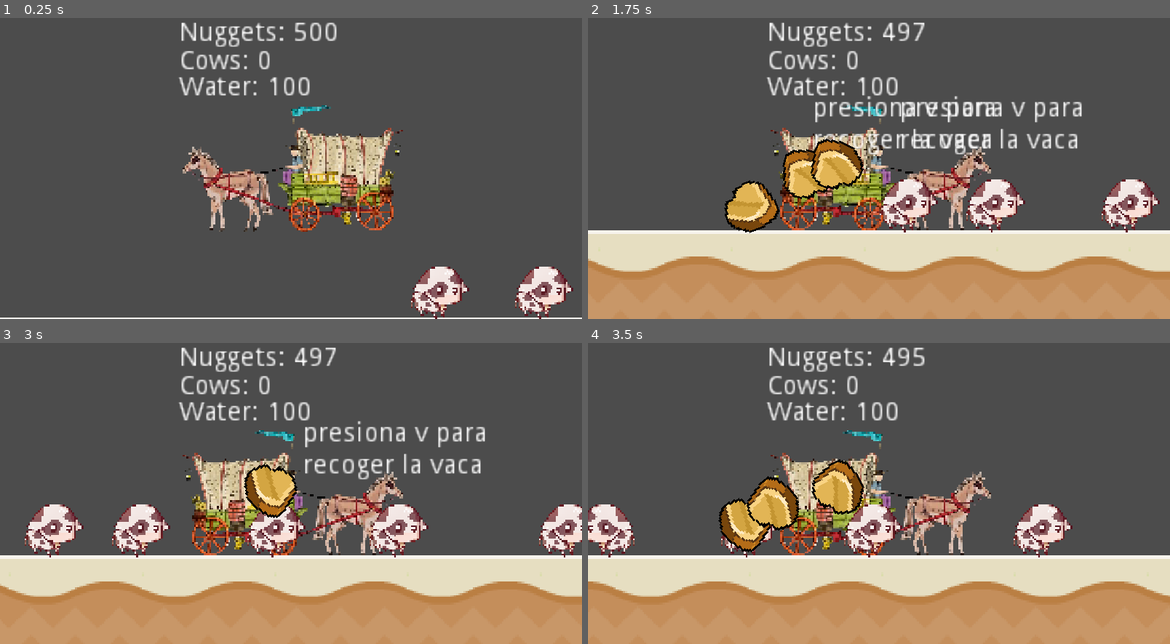
Above: before the commit, frames 1-4 (two rows, left to right).
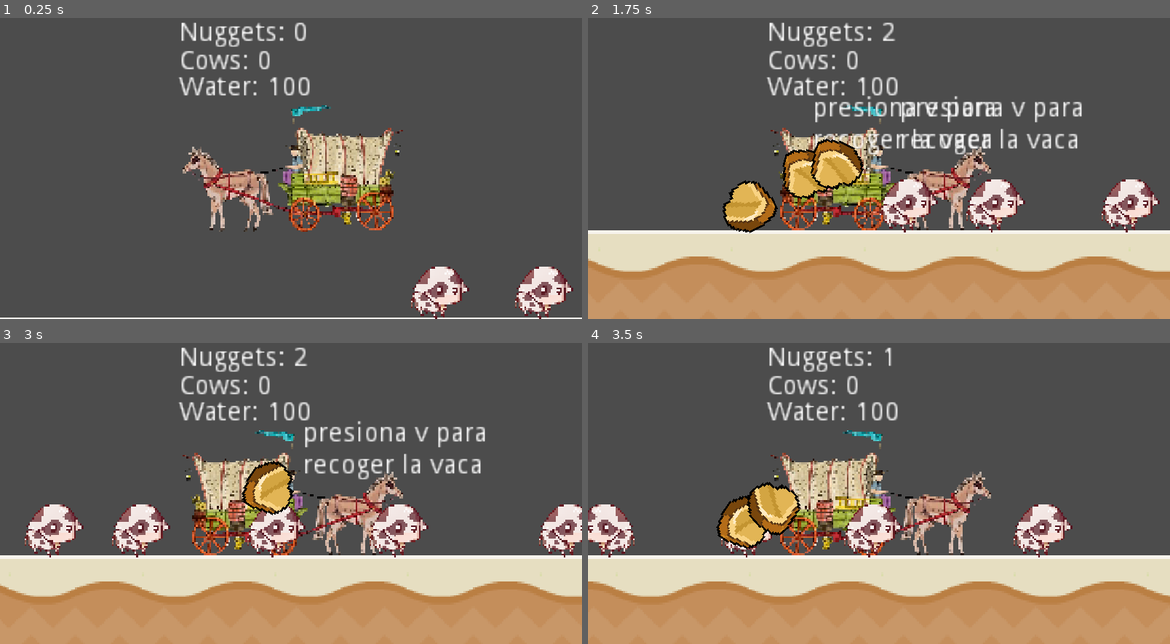
Above: after the commit, the same moments.

Repository: Asdaois/west-cow-builder
Game: Godot game, scene res://Main.tscn
Same seed, same stepped clock (60 frames per second), same inputs: the game is played once before the commit and once after it.
Inputs:
- Up to frame 1 (0.25 s): no input
- Up to frame 2 (1.75 s): hold Up (ui_up) 0.53-1.28 s; hold Right (ui_right) from 0.53 s (still down); tap V at 1.25 s; tap Up (ui_up) at 1.35, 1.52 s
- Up to frame 3 (3 s): tap Up (ui_up) at 1.82, 2.85 s; tap V at 2, 2.75 s; release Right (ui_right) at 2.03 s; hold Left (ui_left) 2.03-2.78 s; hold Up (ui_up) 2.03-2.78 s; hold Right (ui_right) from 2.78 s (still down)
- Up to frame 4 (3.5 s): keep holding Right (ui_right); tap Up (ui_up) at 3.02, 3.32 s

The runs differ from the first frame. In frame 1, 0.2% of the frame differs, in the area x 50-58%, y 1-8%; in frame 2, 0.7%; in frame 3, 1.1%; in frame 4, 3.0%, in the area x 22-58%, y 1-70%.
Error after the commit: Invalid call. Nonexistent function 'emit_signal' in base 'Nil'. (res://player/Player.gd:50)

Commit message:
Enemy prefer gold to follow the player

Diff:
--- a/game/Main.gd
+++ b/game/Main.gd
@@ -1,6 +1,7 @@
 extends Node2D
 
-
+func _ready() -> void:
+	$Player.connect("drop_nugget", self, "_on_Player_drop_nugget")
 
 func _on_Player_drop_nugget(nugget, direction, location):
 	var n = nugget.instance()
--- a/game/Main.tscn
+++ b/game/Main.tscn
@@ -41,5 +41,3 @@
 position = Vector2( 286, 81 )
 
 [node name="CanvasLayer" parent="." instance=ExtResource( 5 )]
-
-[connection signal="drop_nugget" from="Player" to="." method="_on_Player_drop_nugget"]
--- a/game/data/player_stats/Nugget.tres
+++ b/game/data/player_stats/Nugget.tres
@@ -4,5 +4,5 @@
 
 [resource]
 script = ExtResource( 1 )
-quantity = 0
-max_quantity = 0
+quantity = 5
+max_quantity = 5
--- a/game/enemy/Enemy.gd
+++ b/game/enemy/Enemy.gd
@@ -4,7 +4,12 @@
 # custom signals
 
 # enums - constant
-
+enum EnemyState {
+	FOLLOW_PLAYER,
+	SEARCH_GOLD,
+	WANDER,
+	COOLDOW_ATTACK
+}
 # exports variables
 export(float, 0, 200) var run_speed := 25
 export(float, 150, 450) var gravity := 300
@@ -12,44 +17,54 @@
 export(float, 0, 120) var recoy_in_y : float  = 60
 export(float, 0, 200) var rage_distance : float = 150
 export(float) var time_between_attacks : int = 1.5
+export(EnemyState) var _current_state = EnemyState.WANDER
+
 # public - private variables
 var velocity := Vector2.ZERO
-var player : Player
-var _can_follow_player := true
-var _can_attack_player := true
+var target : PhysicsBody2D
 var _collision : KinematicCollision2D
-var _is_player_overlapping := false
+var _is_player_in_range := false
 var _direction_options := [Vector2.RIGHT, Vector2.LEFT]
 # on ready variables
-onready var attackCooldownTimer := $AtackCooldownTimer
+export(NodePath) onready var wander_timer = get_node(wander_timer) as Timer
+export(NodePath) onready var attack_cooldown_timer = get_node(attack_cooldown_timer) as Timer
 # built-in functions
 
 func _ready() -> void:
 	GameStateManager.connect('game_over', self, "_on_player_died")
 
 
-func _process(delta: float) -> void:
-	_get_player_direction()
-
-
 func _physics_process(delta: float) -> void:
 	_add_gravity(delta)
-	if _can_follow_player:
-		_move_and_collide(delta)
-		if _is_collision_player() and _can_attack_player:
-			_attack_player()
-	else:
-		_move()
-		if is_on_floor():
-			_resume_follow_player()
+	_do_action(delta)
 
 
 # public - private functions
 
+func _do_action(delta) -> void:
+	match _current_state:
+		EnemyState.FOLLOW_PLAYER:
+			_get_player_direction()
+			_move_and_collide(delta)
+			if _is_collision_player():
+				_attack_player()
+		EnemyState.COOLDOW_ATTACK:
+			_move()
+			if is_on_floor():
+				_resume_follow_player()
+		EnemyState.SEARCH_GOLD:
+			pass
+
+
+func _change_state(new_state) -> void:
+	print_debug(EnemyState.keys()[new_state])
+	_current_state = new_state
+
+
 func _resume_follow_player() -> void:
 	velocity.x = 0 # Stop the movement in x
 	yield(get_tree().create_timer(0.5), 'timeout')
-	_can_follow_player = true
+	_change_state(EnemyState.FOLLOW_PLAYER)
 
 
 func _add_gravity(delta : float) -> void:
@@ -58,22 +73,21 @@
 
 
 func _get_player_direction() -> void:
-	if player != null and _can_follow_player:
+	if target != null:
 		velocity.x = 0
-		velocity = (position.direction_to(player.position) * _get_better_speed())
+		velocity = (position.direction_to(target.position) * _get_better_speed())
 		velocity = velocity * Vector2.RIGHT
 
 
 func _get_better_speed() -> float:
-	if player == null:
+	if target == null:
 		return float(0)
 	# This formula is more quickli A^2 = B^2 + C^2
-	var distance_to_player = position.distance_squared_to(player.position)
+	var distance_to_player = position.distance_squared_to(target.position)
 	var distance_to_accelerate = pow(rage_distance, 2)
 	if(distance_to_accelerate > distance_to_player):
 		return run_speed * 1.5
 	return (run_speed as float)
-
 
 
 func _move():
@@ -93,62 +107,66 @@
 
 func _attack_player() -> void:
 	_disable_collision_with_player()
-	player.receive_damage(1)
-	_can_follow_player = false
-	_can_attack_player = false
-	attackCooldownTimer.start()
+	target.receive_damage(1)
+	_change_state(EnemyState.COOLDOW_ATTACK)
+	attack_cooldown_timer.start()
 	_do_attack_move()
 
 
 func _do_attack_move() -> void:
 	velocity.y = -60 - rand_range(0, recoy_in_y)
 	velocity.x += velocity.x / 4
-	if not _is_player_overlapping:
+	if not _is_player_in_range:
 		velocity = _calculate_bounce(_collision.normal)
 	else:
 		_direction_options.shuffle()
 		velocity = _calculate_bounce(_direction_options[0], 2)
 		velocity.y = -10
 
+
 func _calculate_bounce(direction: Vector2, multiplier = 1) -> Vector2:
-	 return velocity.bounce(direction) * (rand_range(1, recoy_in_x) * multiplier)
+	return velocity.bounce(direction) * (rand_range(1, recoy_in_x) * multiplier)
+
 
 func _disable_collision_with_player() -> void:
 	set_collision_mask_bit(0, false)
 	pass
 
+
 func _enable_collision_with_player() -> void:
-	if _is_player_overlapping:
+	if _is_player_in_range:
 		return
 	set_collision_mask_bit(0, true)
-# signals handlers
 
 
 func _on_DetectionRange_body_entered(body: Node) -> void:
-	if body.is_in_group("player"):
-		player = body
-	pass
+	if body is Nugget:
+		print_debug("Follow gold")
+		_change_state(EnemyState.SEARCH_GOLD)
+		target = body
+	elif body is Player:
+		_change_state(EnemyState.FOLLOW_PLAYER)
+		target = body
 
 
 func _on_AtackCooldownTimer_timeout() -> void:
-	_can_attack_player = true
 	_enable_collision_with_player()
-	if _is_player_overlapping:
+	if _is_player_in_range:
 		_attack_player()
 
 
 func _on_player_died() -> void:
-	_can_attack_player = false
-	_can_follow_player = false
-	player = null
+	_change_state(EnemyState.WANDER)
+	target = null
 
 
 func _on_PlayerInAttackRange_body_entered(body: Node) -> void:
-	if body.is_in_group("player"):
-		_is_player_overlapping = true
+	if body is Player:
+		_is_player_in_range = true
+		_change_state(EnemyState.FOLLOW_PLAYER)
 
 
 func _on_PlayerInAttackRange_body_exited(body: Node) -> void:
-	if body.is_in_group("player"):
-		_is_player_overlapping = false
+	if body is Player:
+		_is_player_in_range = false
 		_enable_collision_with_player()
--- a/game/enemy/Enemy.tscn
+++ b/game/enemy/Enemy.tscn
@@ -10,17 +10,23 @@
 
 [node name="Enemy" type="KinematicBody2D"]
 collision_layer = 4
-collision_mask = 11
+collision_mask = 9
 script = ExtResource( 2 )
 __meta__ = {
 "_edit_group_": true
 }
 run_speed = 43.819
+wander_timer = NodePath("Timers/WanderTimer")
+attack_cooldown_timer = NodePath("Timers/AtackCooldownTimer")
 
-[node name="AtackCooldownTimer" type="Timer" parent="."]
+[node name="Timers" type="Node" parent="."]
+
+[node name="WanderTimer" type="Timer" parent="Timers"]
+
+[node name="AtackCooldownTimer" type="Timer" parent="Timers"]
 one_shot = true
 
-[node name="Indian" type="Sprite" parent="."]
+[node name="Sprite" type="Sprite" parent="."]
 scale = Vector2( 0.3, 0.3 )
 texture = ExtResource( 1 )
 
@@ -30,6 +36,7 @@
 
 [node name="DetectionRange" type="Area2D" parent="."]
 collision_layer = 0
+collision_mask = 3
 
 [node name="CollisionShape2D" type="CollisionShape2D" parent="DetectionRange"]
 shape = SubResource( 2 )
@@ -41,7 +48,7 @@
 position = Vector2( 0, 12 )
 shape = SubResource( 1 )
 
-[connection signal="timeout" from="AtackCooldownTimer" to="." method="_on_AtackCooldownTimer_timeout"]
+[connection signal="timeout" from="Timers/AtackCooldownTimer" to="." method="_on_AtackCooldownTimer_timeout"]
 [connection signal="body_entered" from="DetectionRange" to="." method="_on_DetectionRange_body_entered"]
 [connection signal="body_entered" from="PlayerInAttackRange" to="." method="_on_PlayerInAttackRange_body_entered"]
 [connection signal="body_exited" from="PlayerInAttackRange" to="." method="_on_PlayerInAttackRange_body_exited"]
--- a/game/nugget/Nugget.gd
+++ b/game/nugget/Nugget.gd
@@ -1,22 +1,12 @@
 # class_name
 extends RigidBody2D
-
+class_name Nugget
 # custom signals
 
 # enums - constant
 
 # exports variables
-export(Resource) var nugget
-
-# public - private variables
-
-# on ready variables
-
-# built-in functions
-
-# public - private functions
-
-# signals handlers
+export(Resource) var nugget = nugget as ItemResource
 
 func _on_Area2D_area_entered(area):
 	nugget.quantity += 1
--- a/game/nugget/Nugget.tscn
+++ b/game/nugget/Nugget.tscn
@@ -12,8 +12,8 @@
 radius = 17.0
 height = 2.0
 
-[node name="StaticBody2D" type="RigidBody2D"]
-collision_layer = 0
+[node name="Nugget" type="RigidBody2D"]
+collision_layer = 2
 collision_mask = 8
 script = ExtResource( 2 )
 nugget = ExtResource( 3 )
--- a/game/player/Player.gd
+++ b/game/player/Player.gd
@@ -21,7 +21,7 @@
 # public - private variables
 var velocity := Vector2.ZERO
 var timer_flag = true
-var Nugget = preload("res://nugget/Nugget.tscn")
+var NuggetScene = preload("res://nugget/Nugget.tscn")
 
 # on ready variables
 onready var animationPlayer := $AnimationPlayer
@@ -36,17 +36,18 @@
 	nuggets.connect('quantity_emptied', self, "_game_over")
 	cows.connect("quantity_changed", self, "_get_cow")
 	water.connect("quantity_changed", self, "_get_water")
-	# TODO: Delete this for test
-	(nuggets as ItemResource).quantity += 500
 
 func _physics_process(delta) -> void:
 	_move_state(delta)
 
 func _input(event):
-	if event.get_action_strength("ui_up"):
-		if nuggets.quantity > 0:
+	if event.is_action_pressed("drop_nugget"):
+		if nuggets.quantity == 1:
+			print_debug("One GOLD to the poor")
+		elif nuggets.quantity > 0:
 			nuggets.quantity -= 1
-			emit_signal("drop_nugget", Nugget, rand_range(0, 180), global_position)
+			emit_signal("drop_nugget", NuggetScene, rand_range(0, 180), global_position)
+			GameSignals.emit_signal("instanciate_item_in_world", NuggetScene, global_position)
 
 # public - private functions
 func receive_damage(damage: int) -> void:
--- a/game/player/Player.tscn
+++ b/game/player/Player.tscn
@@ -73,7 +73,7 @@
 [node name="Player" type="KinematicBody2D" groups=[
 "player",
 ]]
-collision_mask = 10
+collision_mask = 8
 script = ExtResource( 1 )
 cows = ExtResource( 3 )
 nuggets = ExtResource( 5 )
--- a/game/project.godot
+++ b/game/project.godot
@@ -14,6 +14,11 @@
 "language": "GDScript",
 "path": "res://custom_resources/Item.gd"
 }, {
+"base": "RigidBody2D",
+"class": "Nugget",
+"language": "GDScript",
+"path": "res://nugget/Nugget.gd"
+}, {
 "base": "KinematicBody2D",
 "class": "Player",
 "language": "GDScript",
@@ -21,6 +26,7 @@
 } ]
 _global_script_class_icons={
 "ItemResource": "",
+"Nugget": "",
 "Player": ""
 }
 
@@ -33,6 +39,7 @@
 [autoload]
 
 GameStateManager="*res://managers/GameStateManager.gd"
+GameSignals="*res://managers/GameSignals.gd"
 
 [display]
 
@@ -69,6 +76,11 @@
 "events": [ Object(InputEventKey,"resource_local_to_scene":false,"resource_name":"","device":0,"alt":false,"shift":false,"control":false,"meta":false,"command":false,"pressed":false,"scancode":16777217,"unicode":0,"echo":false,"script":null)
  ]
 }
+drop_nugget={
+"deadzone": 0.5,
+"events": [ Object(InputEventKey,"resource_local_to_scene":false,"resource_name":"","device":0,"alt":false,"shift":false,"control":false,"meta":false,"command":false,"pressed":false,"scancode":16777232,"unicode":0,"echo":false,"script":null)
+ ]
+}
 
 [layer_names]
 
--- a/game/test/enemy-chase-player/Test.tscn
+++ b/game/test/enemy-chase-player/Test.tscn
@@ -6,8 +6,9 @@
 [ext_resource path="res://test/enemy-chase-player/Test.gd" type="Script" id=4]
 [ext_resource path="res://menu/Menu.tscn" type="PackedScene" id=5]
 [ext_resource path="res://data/player_stats/Nugget.tres" type="Resource" id=6]
+[ext_resource path="res://data/test_stats/NuggetsInfinity.tres" type="Resource" id=7]
 
-[node name="Test" type="Node2D"]
+[node name="TEST_EnemyChasePlayer" type="Node2D"]
 script = ExtResource( 4 )
 Nuggets = ExtResource( 6 )
 
@@ -22,9 +23,11 @@
 run_speed = 132.222
 recoy_in_x = 1.208
 recoy_in_y = 61.667
+_current_state = 0
 
 [node name="Player" parent="." instance=ExtResource( 2 )]
 position = Vector2( 721.492, 472.593 )
+nuggets = ExtResource( 7 )
 
 [node name="Camera2D" type="Camera2D" parent="Player"]
 current = true
Not shown: 1 places in game/test/enemy-chase-player/Test.tscn that only renumber resources
